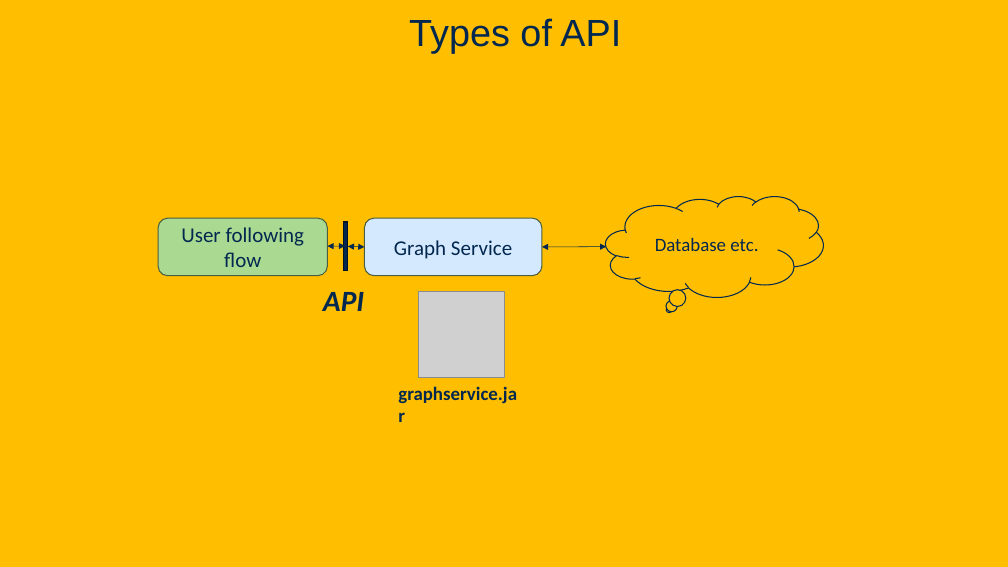
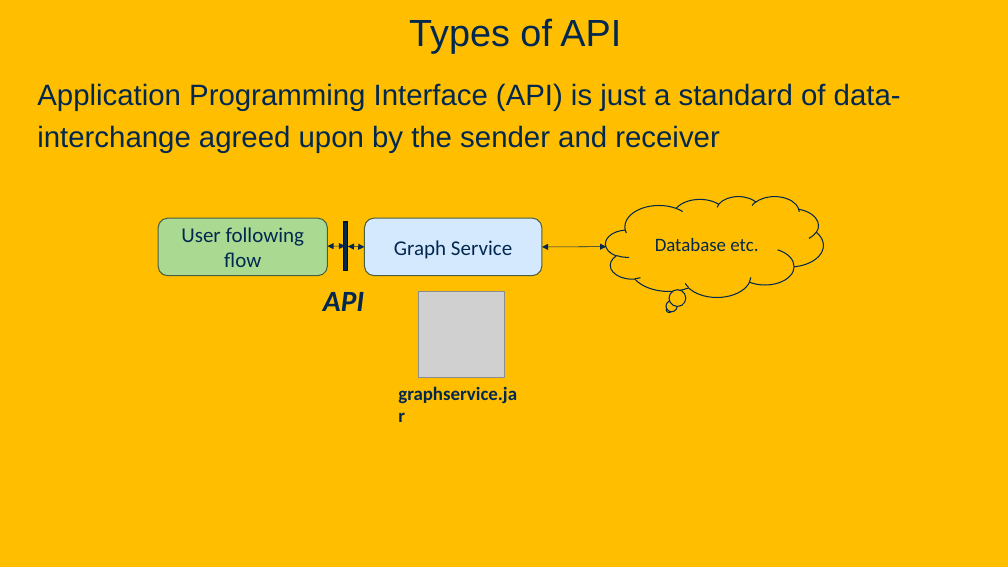
Before and after one commit to davsec-teaching/ecs160-f25, a slide deck: slide 23 of slides/1_logistics_and_course_introduction.pptx (slide 22 before the commit). Drawn at 1008x567 pixels with LibreOffice and Linux fonts; fonts in the diff are those of the drawing; grey boxes stand for pictures; background and template pictures are left out. Boxes give left, top, right and bottom in pixels: in the first picture for what was removed or moved away, otherwise in the second. Text is boxed around its words. In the diff, an @@ line names an element or a change of style, - is before the commit and + after.

```diff
--- a/slides/1_logistics_and_course_introduction.pptx
+++ b/slides/1_logistics_and_course_introduction.pptx
@@ text added at bbox=[37, 83, 901, 153], 28 pt, text #022850 @@
+Application Programming Interface (API) is just a standard of data-interchange agreed upon by the sender and receiver
```
Also in this commit, not shown: 19 other slides changed, 4 slides added, 1 other file.
